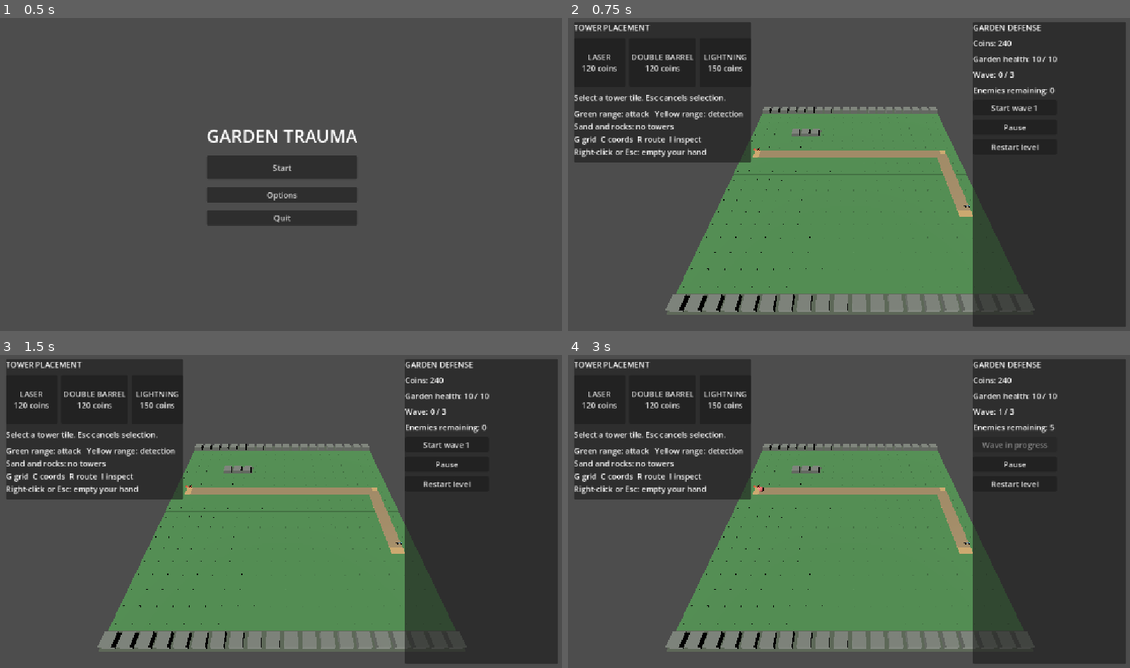
Above: before the commit, frames 1-4 (two rows, left to right).
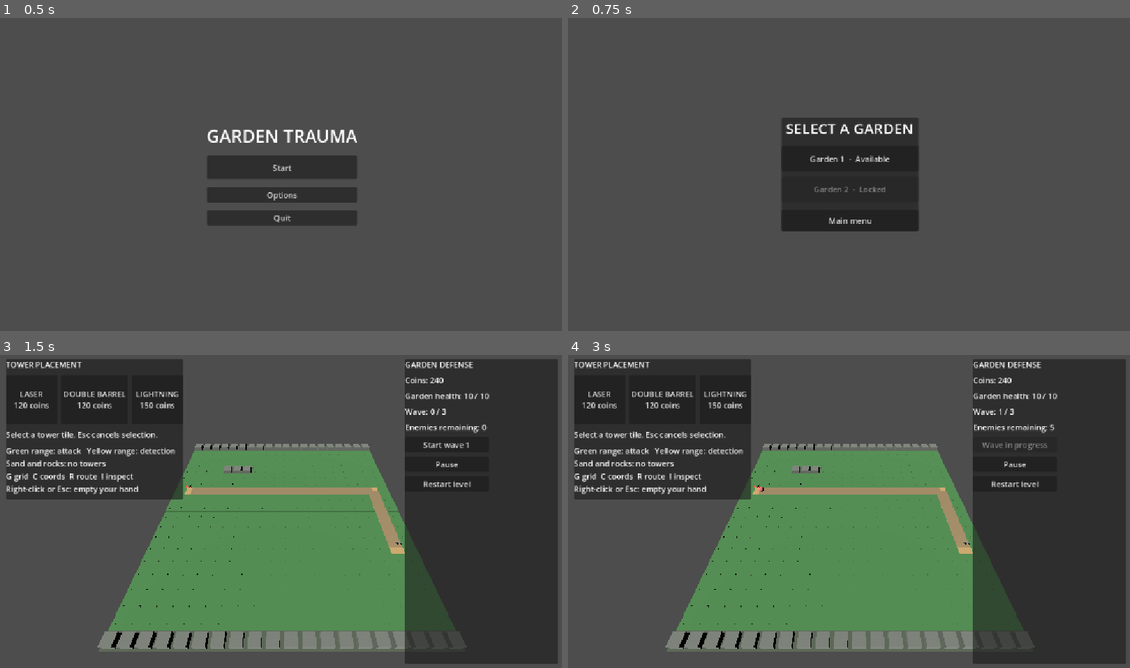
Above: after the commit, the same moments.

Repository: FerdivdKamp/garden_trauma
Game: Godot game, scene res://scenes/main_menu.tscn
Two runs of this game, one before a commit and one after it. Both use one fixed random seed, a clock stepped at 60 frames per second and the inputs below. Sound files missing from this copy of the repository are replaced by a short silence.
Inputs (mouse positions are in pixels of both pictures, inside the frame that each line leads up to):
- Up to frame 1 (0.5 s): no input
- Up to frame 2 (0.75 s): click "Start" at 0.5 s
- Up to frame 3 (1.5 s): click (281, 495) at 1.25 s, where only the run after the commit has a clickable "Garden 1 - Available"
- Up to frame 4 (3 s): click "Restart level" at 2 s; click "Start wave 1" at 2.75 s

Frame 1 is identical in both runs. In frame 2, 68% of the frame differs, in the area x 1-100%, y 1-99%; in frame 3, less than 0.1%; in frame 4, less than 0.1%.

Commit message:
Added level selector and python balance report script

Diff:
--- a/levels/data/garden_test_02.json
+++ b/levels/data/garden_test_02.json
@@ -10,13 +10,13 @@
     "....###.............",
     "....................",
     "....................",
-    "..................S.",
-    "..................=.",
-    "..................=.",
-    "..................=.",
-    "..................=.",
-    "..................=.",
-    "..................O.",
+    "...===============S.",
+    "...=................",
+    "...=................",
+    "...=................",
+    "...=................",
+    "...=................",
+    "...===============O.",
     "....................",
     "....................",
     "....................",
@@ -28,11 +28,41 @@
   "objective": [18, 13],
   "route": [
     [18, 7],
-    [18, 8],
-    [18, 9],
-    [18, 10],
-    [18, 11],
-    [18, 12],
+    [17, 7],
+    [16, 7],
+    [15, 7],
+    [14, 7],
+    [13, 7],
+    [12, 7],
+    [11, 7],
+    [10, 7],
+    [9, 7],
+    [8, 7],
+    [7, 7],
+    [6, 7],
+    [5, 7],
+    [4, 7],
+    [3, 7],
+    [3, 8],
+    [3, 9],
+    [3, 10],
+    [3, 11],
+    [3, 12],
+    [3, 13],
+    [4, 13],
+    [5, 13],
+    [6, 13],
+    [7, 13],
+    [8, 13],
+    [9, 13],
+    [10, 13],
+    [11, 13],
+    [12, 13],
+    [13, 13],
+    [14, 13],
+    [15, 13],
+    [16, 13],
+    [17, 13],
     [18, 13]
   ]
 }
--- /dev/null
+++ b/levels/waves/garden_test_02.json
@@ -0,0 +1,7 @@
+{
+  "waves": [
+    {"enemy_id": "red_sphere", "count": 6, "spawn_interval": 1.4, "break_seconds": 5.0},
+    {"enemy_id": "blue_sphere", "count": 5, "spawn_interval": 1.6, "break_seconds": 5.0},
+    {"enemy_id": "red_sphere", "count": 8, "spawn_interval": 1.1, "break_seconds": 0.0}
+  ]
+}
--- a/project.godot
+++ b/project.godot
@@ -17,6 +17,7 @@
 
 [autoload]
 
+LevelProgress="*res://scripts/level_progress.gd"
 AudioSettings="*res://scripts/audio_settings.gd"
 AudioManager="*res://scripts/audio_manager.gd"
 
--- /dev/null
+++ b/scenes/level_select.tscn
@@ -0,0 +1,42 @@
+[gd_scene load_steps=2 format=3]
+
+[ext_resource type="Script" path="res://scripts/level_select.gd" id="1_select"]
+
+[node name="LevelSelect" type="Control"]
+layout_mode = 3
+anchors_preset = 15
+anchor_right = 1.0
+anchor_bottom = 1.0
+grow_horizontal = 2
+grow_vertical = 2
+script = ExtResource("1_select")
+
+[node name="Center" type="CenterContainer" parent="."]
+layout_mode = 1
+anchors_preset = 15
+anchor_right = 1.0
+anchor_bottom = 1.0
+grow_horizontal = 2
+grow_vertical = 2
+
+[node name="Panel" type="PanelContainer" parent="Center"]
+layout_mode = 2
+
+[node name="Content" type="VBoxContainer" parent="Center/Panel"]
+layout_mode = 2
+theme_override_constants/separation = 16
+
+[node name="Title" type="Label" parent="Center/Panel/Content"]
+layout_mode = 2
+theme_override_font_sizes/font_size = 30
+text = "SELECT A GARDEN"
+horizontal_alignment = 1
+
+[node name="Levels" type="VBoxContainer" parent="Center/Panel/Content"]
+layout_mode = 2
+theme_override_constants/separation = 10
+
+[node name="Back" type="Button" parent="Center/Panel/Content"]
+custom_minimum_size = Vector2(280, 44)
+layout_mode = 2
+text = "Main menu"
--- a/scenes/tower_placement.tscn
+++ b/scenes/tower_placement.tscn
@@ -147,6 +147,10 @@
 layout_mode = 2
 text = "Retry"
 
+[node name="NextLevel" type="Button" parent="UI/ResultOverlay/Center/Panel/Actions"]
+layout_mode = 2
+text = "Level selection"
+
 [node name="MainMenu" type="Button" parent="UI/ResultOverlay/Center/Panel/Actions"]
 layout_mode = 2
 text = "Main menu"
--- /dev/null
+++ b/scripts/level_progress.gd
@@ -0,0 +1,77 @@
+extends Node
+
+# IDs stay stable even when a level's display name or files change. The order
+# also defines progression: finishing one level unlocks the next entry.
+const LEVELS := [
+	{"id": "garden_test_01", "title": "Garden 1", "map": "res://levels/data/garden_test_01.json", "waves": "res://levels/waves/garden_test_01.json"},
+	{"id": "garden_test_02", "title": "Garden 2", "map": "res://levels/data/garden_test_02.json", "waves": "res://levels/waves/garden_test_02.json"},
+]
+const DEFAULT_LEVEL_ID := "garden_test_01"
+const BATTLE_SCENE := "res://scenes/tower_placement.tscn"
+
+var save_path := "user://progress.cfg"
+var selected_level_id := DEFAULT_LEVEL_ID
+var completed_ids: Array[String] = []
+
+
+func _ready() -> void:
+	load_progress()
+
+
+func level_for(id: String) -> Dictionary:
+	for level in LEVELS:
+		if level.id == id:
+			return level
+	return {}
+
+
+func is_completed(id: String) -> bool:
+	return completed_ids.has(id)
+
+
+func is_unlocked(id: String) -> bool:
+	for index in LEVELS.size():
+		if LEVELS[index].id == id:
+			return index == 0 or is_completed(LEVELS[index - 1].id)
+	return false
+
+
+func next_level_id(id: String) -> String:
+	for index in LEVELS.size() - 1:
+		if LEVELS[index].id == id:
+			return LEVELS[index + 1].id
+	return ""
+
+
+func select_level(id: String) -> bool:
+	if not is_unlocked(id):
+		return false
+	selected_level_id = id
+	return true
+
+
+func complete_level(id: String) -> void:
+	if level_for(id).is_empty() or is_completed(id):
+		return
+	completed_ids.append(id)
+	save_progress()
+
+
+func load_progress() -> void:
+	completed_ids.clear()
+	var config := ConfigFile.new()
+	if config.load(save_path) != OK:
+		return
+	var saved: Variant = config.get_value("levels", "completed_ids", [])
+	if saved is Array or saved is PackedStringArray:
+		for id in saved:
+			if id is String and not level_for(id).is_empty() and not completed_ids.has(id):
+				completed_ids.append(id)
+
+
+func save_progress() -> void:
+	var config := ConfigFile.new()
+	config.set_value("levels", "completed_ids", completed_ids)
+	var error := config.save(save_path)
+	if error != OK:
+		push_error("Could not save level progress: %s" % error_string(error))
--- /dev/null
+++ b/scripts/level_select.gd
@@ -0,0 +1,21 @@
+extends Control
+
+@onready var level_list: VBoxContainer = $Center/Panel/Content/Levels
+
+
+func _ready() -> void:
+	for level in LevelProgress.LEVELS:
+		var id: String = level.id
+		var button := Button.new()
+		button.custom_minimum_size = Vector2(280, 52)
+		button.disabled = not LevelProgress.is_unlocked(id)
+		var state := "Completed" if LevelProgress.is_completed(id) else ("Available" if not button.disabled else "Locked")
+		button.text = "%s  -  %s" % [level.title, state]
+		button.pressed.connect(_play_level.bind(id))
+		level_list.add_child(button)
+	$Center/Panel/Content/Back.pressed.connect(func() -> void: get_tree().change_scene_to_file("res://scenes/main_menu.tscn"))
+
+
+func _play_level(id: String) -> void:
+	if LevelProgress.select_level(id):
+		get_tree().change_scene_to_file(LevelProgress.BATTLE_SCENE)
--- a/scripts/main_menu.gd
+++ b/scripts/main_menu.gd
@@ -1,6 +1,6 @@
 extends Control
 
-const GARDEN_LEVEL := "res://scenes/tower_placement.tscn"
+const LEVEL_SELECT := "res://scenes/level_select.tscn"
 
 @onready var menu: VBoxContainer = $Center/Menu
 @onready var options_panel: PanelContainer = $Center/OptionsPanel
@@ -27,7 +27,7 @@
 
 
 func _start() -> void:
-	get_tree().change_scene_to_file(GARDEN_LEVEL)
+	get_tree().change_scene_to_file(LEVEL_SELECT)
 
 
 func _show_options() -> void:
--- a/scripts/tower_placement.gd
+++ b/scripts/tower_placement.gd
@@ -52,6 +52,19 @@
 var enemies_label: Label
 var next_wave_button: Button
 var pause_button: Button
+var level_id := LevelProgress.DEFAULT_LEVEL_ID
+var result_action_button: Button
+
+
+func _enter_tree() -> void:
+	# Child _ready calls load the grid and waves. Set their files first.
+	level_id = LevelProgress.selected_level_id
+	var level := LevelProgress.level_for(level_id)
+	if level.is_empty():
+		level_id = LevelProgress.DEFAULT_LEVEL_ID
+		level = LevelProgress.level_for(level_id)
+	$LevelGrid.level_file = level.map
+	$Waves.schedule_file = level.waves
 
 
 func _ready() -> void:
@@ -74,6 +87,8 @@
 	$UI/PauseOverlay/Center/Panel/Actions/MainMenu.pressed.connect(_return_to_menu)
 	$UI/ResultOverlay/Center/Panel/Actions/Restart.pressed.connect(_restart_level)
 	$UI/ResultOverlay/Center/Panel/Actions/MainMenu.pressed.connect(_return_to_menu)
+	result_action_button = $UI/ResultOverlay/Center/Panel/Actions/NextLevel
+	result_action_button.pressed.connect(_advance_from_result)
 	if debug_mode:
 		spawn_enemy()
 	_refresh_hud()
@@ -461,7 +476,7 @@
 
 func _restart_level() -> void:
 	get_tree().paused = false
-	get_tree().change_scene_to_file("res://scenes/tower_placement.tscn")
+	get_tree().change_scene_to_file(LevelProgress.BATTLE_SCENE)
 
 
 func _return_to_menu() -> void:
@@ -469,10 +484,20 @@
 	get_tree().change_scene_to_file("res://scenes/main_menu.tscn")
 
 
+func _advance_from_result() -> void:
+	var next_id := LevelProgress.next_level_id(level_id)
+	if battle_result == "victory" and next_id != "" and LevelProgress.select_level(next_id):
+		get_tree().change_scene_to_file(LevelProgress.BATTLE_SCENE)
+	else:
+		get_tree().change_scene_to_file("res://scenes/level_select.tscn")
+
+
 func _finish_battle(result: String) -> void:
 	if battle_result != "":
 		return
 	battle_result = result
+	if result == "victory":
+		LevelProgress.complete_level(level_id)
 	waves.stop()
 	for tower in placed_towers.get_children():
 		tower.get_node("Attack").set_process(false)
@@ -480,5 +505,7 @@
 		if child is PlacementEnemy:
 			child.set_process(false)
 	$UI/ResultOverlay/Center/Panel/Actions/Title.text = "Garden defended!" if result == "victory" else "Garden overrun"
+	var next_id := LevelProgress.next_level_id(level_id)
+	result_action_button.text = "Next level" if result == "victory" and next_id != "" else "Level selection"
 	result_overlay.show()
 	_refresh_hud()
--- a/tests/test_audio_pipeline.gd
+++ b/tests/test_audio_pipeline.gd
@@ -55,8 +55,13 @@
 	menu.get_node("Center/Menu/Start").pressed.emit()
 	await process_frame
 	await process_frame
-	_check(current_scene != null and current_scene.scene_file_path == "res://scenes/tower_placement.tscn", "Start loads garden")
+	_check(current_scene != null and current_scene.scene_file_path == "res://scenes/level_select.tscn", "Start loads level selection")
 	_check(is_instance_valid(music) and music.get_instance_id() == music_instance_id and music.playing, "Music survives scene change")
+	current_scene.get_node("Center/Panel/Content/Levels").get_child(0).pressed.emit()
+	await process_frame
+	await process_frame
+	_check(current_scene != null and current_scene.scene_file_path == "res://scenes/tower_placement.tscn", "Level selection loads garden")
+	_check(is_instance_valid(music) and music.get_instance_id() == music_instance_id and music.playing, "Music survives second scene change")
 	var garden := current_scene
 	garden.waves.start_next_wave()
 	garden.waves._process(0.0)
--- a/tests/test_basic_game_loop.gd
+++ b/tests/test_basic_game_loop.gd
@@ -10,6 +10,11 @@
 
 
 func _run() -> void:
+	# The headless test runs in a restricted workspace; keep its save isolated.
+	var progress: Variant = root.get_node("LevelProgress")
+	progress.save_path = "res://tests/.basic_game_loop_progress.cfg"
+	progress.completed_ids.clear()
+	progress.selected_level_id = "garden_test_01"
 	var scene := load("res://scenes/tower_placement.tscn") as PackedScene
 	var garden := scene.instantiate()
 	root.add_child(garden)
@@ -98,6 +103,7 @@
 	await process_frame
 	await process_frame
 	_check(current_scene != null and current_scene.scene_file_path == "res://scenes/main_menu.tscn" and not paused, "Result returns to main menu")
+	DirAccess.remove_absolute(ProjectSettings.globalize_path(progress.save_path))
 	if failures == 0:
 		print("Basic game loop tests passed")
 	quit(1 if failures > 0 else 0)
--- /dev/null
+++ b/tests/test_level_progress.gd
@@ -0,0 +1,73 @@
+extends SceneTree
+
+var failures := 0
+
+
+func _initialize() -> void:
+	_run.call_deferred()
+
+
+func _run() -> void:
+	var progress: Variant = root.get_node("LevelProgress")
+	progress.save_path = "res://tests/.level_progress_test.cfg"
+	progress.completed_ids.clear()
+	progress.selected_level_id = "garden_test_01"
+	_check(progress.is_unlocked("garden_test_01") and not progress.is_unlocked("garden_test_02"), "Only the first level starts unlocked")
+	_check(not progress.select_level("garden_test_02"), "Locked level cannot be selected")
+
+	var menu: Node = load("res://scenes/main_menu.tscn").instantiate()
+	root.add_child(menu)
+	current_scene = menu
+	menu.get_node("Center/Menu/Start").pressed.emit()
+	await process_frame
+	await process_frame
+	_check(current_scene.scene_file_path == "res://scenes/level_select.tscn", "Start opens level selection")
+	var selection := current_scene
+	var level_buttons := selection.get_node("Center/Panel/Content/Levels")
+	_check(not level_buttons.get_child(0).disabled and level_buttons.get_child(1).disabled, "Selection shows the unlock rule")
+	level_buttons.get_child(0).pressed.emit()
+	await process_frame
+	await process_frame
+	var garden := current_scene
+	_check(garden.level_id == "garden_test_01" and garden.grid.level_file == "res://levels/data/garden_test_01.json", "First level loads its map")
+	_check(garden.waves.schedule_file == "res://levels/waves/garden_test_01.json", "First level loads its waves")
+	var first_route_size: int = garden.grid.route.size()
+	garden._finish_battle("victory")
+	_check(progress.is_completed("garden_test_01") and progress.is_unlocked("garden_test_02"), "Victory saves completion and unlocks level 2")
+	_check(garden.result_action_button.text == "Next level", "Victory offers the next level")
+	progress.completed_ids.clear()
+	progress.load_progress()
+	_check(progress.is_completed("garden_test_01"), "Completion survives loading from disk")
+	garden.result_action_button.pressed.emit()
+	await process_frame
+	await process_frame
+	var second := current_scene
+	_check(second.level_id == "garden_test_02" and second.grid.level_file == "res://levels/data/garden_test_02.json", "Next level loads its own map")
+	_check(second.grid.error_message == "" and second.grid.route.size() > first_route_size, "Second map has a valid, distinct route")
+	_check(second.waves.schedule_file == "res://levels/waves/garden_test_02.json" and second.waves.waves.size() == 3, "Second level loads its own waves")
+	for wave_index in second.waves.waves.size():
+		_check(second.waves.start_next_wave(), "Garden 2 wave %d starts" % [wave_index + 1])
+		second.waves._process(100.0)
+		for child in second.path.get_children():
+			if child.has_method("take_damage") and child.health > 0.0:
+				child.take_damage(1000.0)
+		if wave_index < second.waves.waves.size() - 1:
+			second.waves._process(100.0)
+	_check(second.battle_result == "victory" and progress.is_completed("garden_test_02"), "Clearing Garden 2 saves its completion")
+	_check(second.result_action_button.text == "Level selection", "Final victory offers level selection")
+	second.result_action_button.pressed.emit()
+	await process_frame
+	await process_frame
+	_check(current_scene.scene_file_path == "res://scenes/level_select.tscn", "Final victory returns to selection")
+	level_buttons = current_scene.get_node("Center/Panel/Content/Levels")
+	_check(level_buttons.get_child(0).text.contains("Completed") and level_buttons.get_child(1).text.contains("Completed"), "Selection shows completed levels")
+	DirAccess.remove_absolute(ProjectSettings.globalize_path(progress.save_path))
+	if failures == 0:
+		print("Level progression tests passed")
+	quit(1 if failures > 0 else 0)
+
+
+func _check(condition: bool, message: String) -> void:
+	if not condition:
+		push_error(message)
+		failures += 1
Not shown, added: scripts/level_progress.gd.uid
Not shown, added: scripts/level_select.gd.uid
Not shown, added: tests/test_level_progress.gd.uid
Not shown, changed: README.md
Not shown, changed: finishing-up-the-skeleton.md
Not shown, added: tools/balance_report.py
